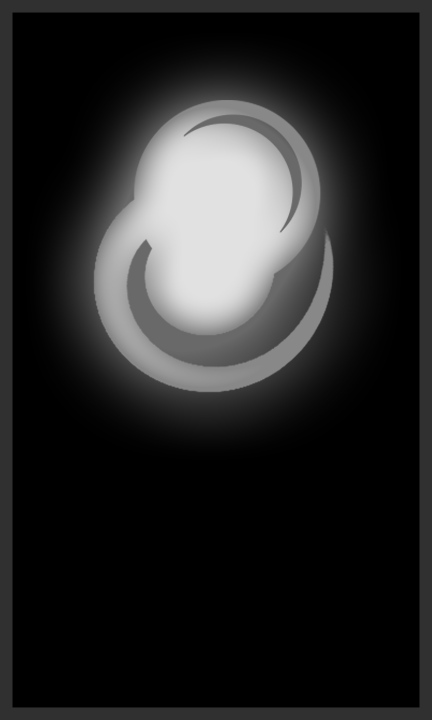
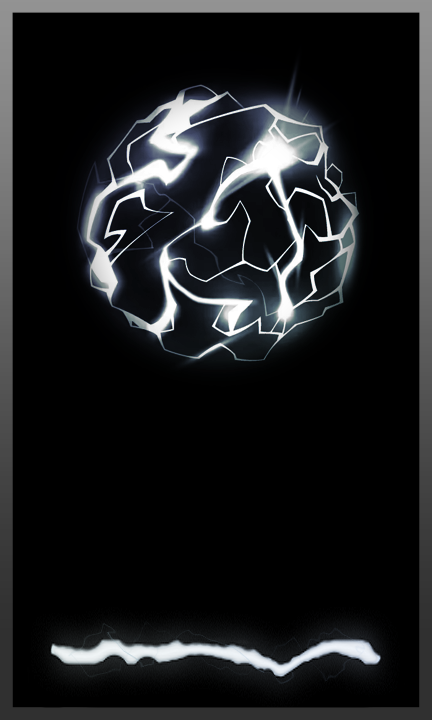
Layered file, before and after one edit (432x720). Changes by layer:
showed "Void Forge", painted on it over [0,0,432,708]
added layer "Layer 8 copy" (57%) above "Layer 9 copy 3" over [0,0,432,708]
added layer "Layer 9 copy 3" above "Layer 8" over [68,620,366,684]
added layer "Layer 8" (30%) above "Void Forge Bar copy" over [0,0,432,708]
added layer "Void Forge Bar copy" above "Layer 7" over [31,607,400,707]
"Layer 7": opacity 100% → 23%, blend normal → color dodge, moved it above "Layer 6", painted on it over [0,0,432,708]
added layer "Layer 6" above "Unique" over [33,40,392,404]